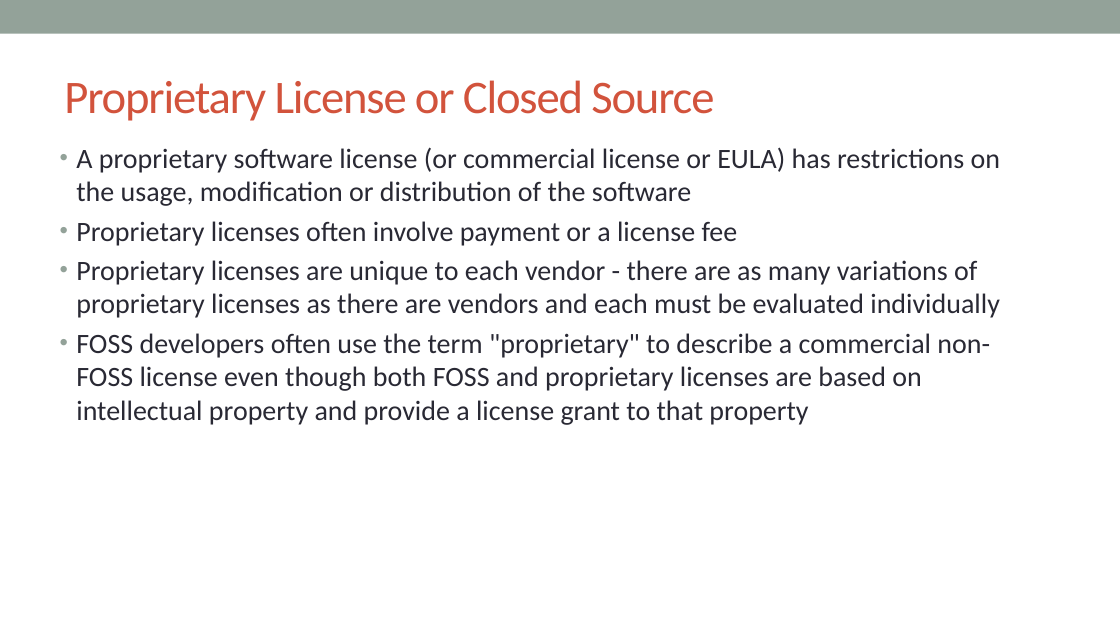
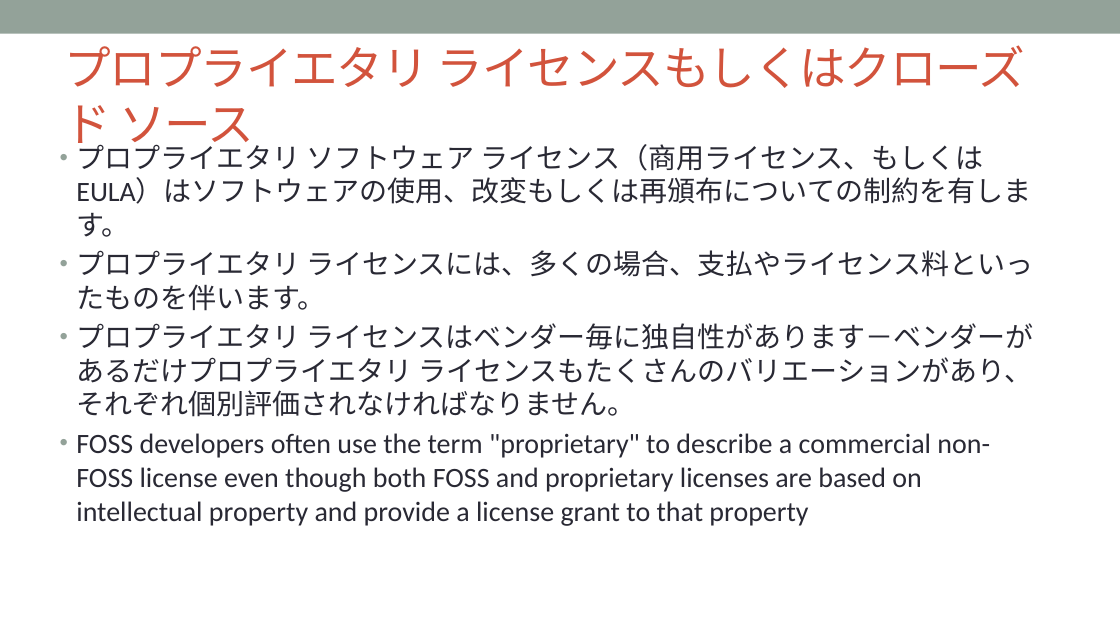
Before and after one commit to OpenChain-Project/Curriculum-Translation-JP, a slide deck: slide 15 of target/openchain-curriculum-release-2.pptx. Drawn at 1120x630 pixels with LibreOffice and Linux fonts; fonts in the diff are those of the drawing; background and template pictures are left out. Boxes give left, top, right and bottom in pixels: in the first picture for what was removed or moved away, otherwise in the second. Text is boxed around its words. In the diff, an @@ line names an element or a change of style, - is before the commit and + after.

Commit message:
14/75 slides done.

```diff
--- a/target/openchain-curriculum-release-2.pptx
+++ b/target/openchain-curriculum-release-2.pptx
@@ title at [64, 45, 1026, 153]: text changed @@
-Proprietary License or Closed Source
+プロプライエタリ ライセンスもしくはクローズド ソース
@@ text at [76, 140, 1033, 417]: text changed @@
-• A proprietary software license (or commercial license or EULA) has restrictions on the usage, modification or distribution of the software
-• Proprietary licenses often involve payment or a license fee
-• Proprietary licenses are unique to each vendor - there are as many variations of proprietary licenses as there are vendors and each must be evaluated individually
+• プロプライエタリ ソフトウェア ライセンス（商用ライセンス、もしくはEULA）はソフトウェアの使用、改変もしくは再頒布についての制約を有します。
+• プロプライエタリ ライセンスには、多くの場合、支払やライセンス料といったものを伴います。
+• プロプライエタリ ライセンスはベンダー毎に独自性があります－ベンダーがあるだけプロプライエタリ ライセンスもたくさんのバリエーションがあり、それぞれ個別評価されなければなりません。
```
Also in this commit, not shown: 9 other files.
